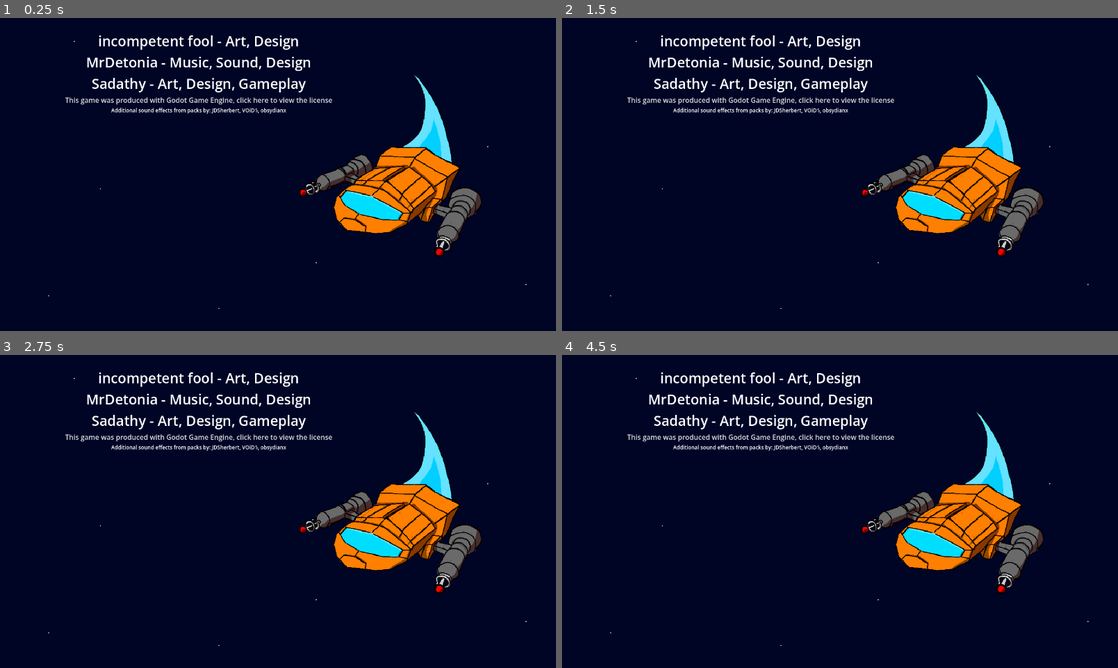
Above: before the commit, frames 1-4 (two rows, left to right).
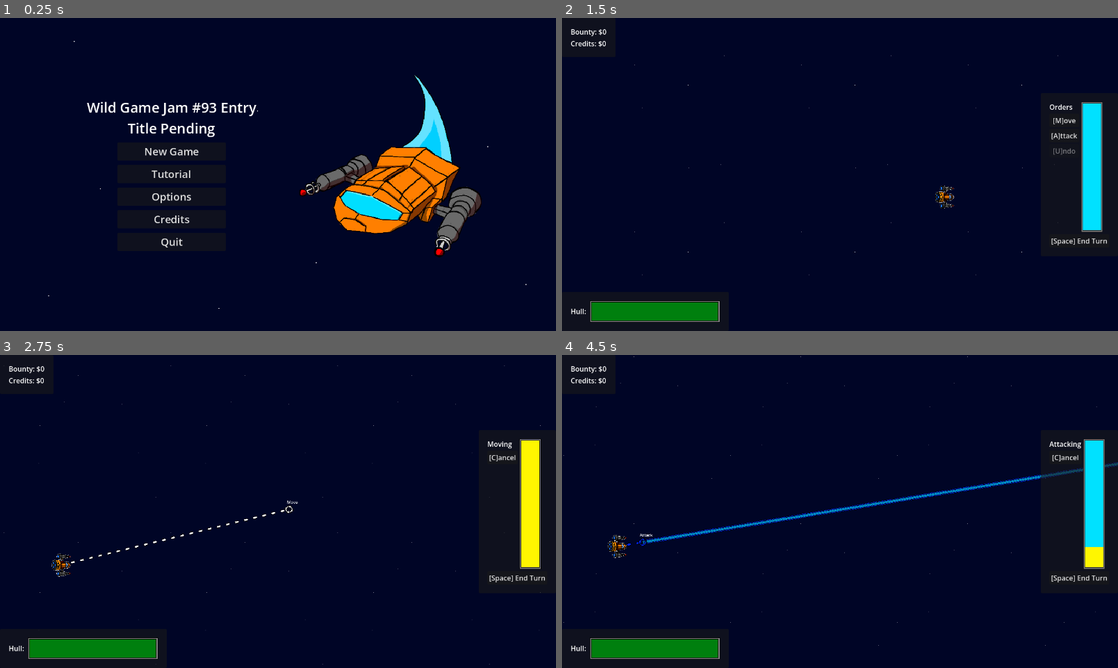
Above: after the commit, the same moments.

Repository: Sadathy/Wild-Jam-93
Game: Godot game, scene res://Scenes/main.tscn
Two runs of this game, one before a commit and one after it. Both use one fixed random seed, a clock stepped at 60 frames per second and the inputs below.
Inputs (mouse positions are in pixels of both pictures, inside the frame that each line leads up to):
- Up to frame 1 (0.25 s): no input
- Up to frame 2 (1.5 s): click "New Game" at 0.5 s; click (734, 152) at 1.25 s, where only the run before the commit has a clickable "New Game"
- Up to frame 3 (2.75 s): click (500, 458) at 2 s, where only the run after the commit has a clickable "[M]ove"
- Up to frame 4 (4.5 s): click (1062, 458) at 2.75 s, where only the run after the commit has a clickable "[C]ancel"; click (1062, 486) at 3.5 s, where only the run after the commit has a clickable "[U]ndo"; click (1062, 473) at 4.25 s, where only the run after the commit has a clickable "[A]ttack"

The runs differ from the first frame. In frame 1, 3.5% of the frame differs, in the area x 11-60%, y 5-74%; in frame 2, 13%; in frame 3, 13%; in frame 4, 14%, in the area x 0-100%, y 0-98%.

Commit message:
Add death SFX to enemies

Diff:
--- a/wild-jam-93-project/Scenes/Menus/Main_Menu.tscn
+++ b/wild-jam-93-project/Scenes/Menus/Main_Menu.tscn
@@ -99,6 +99,7 @@
 
 [node name="Credits" type="PanelContainer" parent="Control" unique_id=756686936]
 unique_name_in_owner = true
+visible = false
 layout_mode = 1
 anchors_preset = 9
 anchor_bottom = 1.0
--- a/wild-jam-93-project/Scripts/Interactables/cyber_sniper.gd
+++ b/wild-jam-93-project/Scripts/Interactables/cyber_sniper.gd
@@ -39,6 +39,7 @@
 	if incoming_damage >= HEALTH:
 		Global.bounty += bounty
 		Global.call_deferred("spice_blow", 5, position)
+		AudioManager.play(preload("res://Assets/Audio/VOiD1/Blast_6.wav"))
 		queue_free()
 		return true
 	HEALTH -= incoming_damage
--- a/wild-jam-93-project/Scripts/Interactables/enemy_freighter.gd
+++ b/wild-jam-93-project/Scripts/Interactables/enemy_freighter.gd
@@ -30,6 +30,7 @@
 		for i in 5:
 			var blow_pos = position + (Vector2(randf_range(-1, 1), randf_range(-1, 1)) * randf_range(10, 100))
 			Global.call_deferred("spice_blow", 3, blow_pos)
+		AudioManager.play(preload("res://Assets/Audio/VOiD1/Blast_6.wav"))
 		queue_free()
 		return true
 	HEALTH -= incoming_damage
--- a/wild-jam-93-project/Scripts/Interactables/enemy_ship.gd
+++ b/wild-jam-93-project/Scripts/Interactables/enemy_ship.gd
@@ -39,6 +39,7 @@
 	if incoming_damage >= HEALTH:
 		Global.bounty += bounty
 		Global.call_deferred("spice_blow", 3, position)
+		AudioManager.play(preload("res://Assets/Audio/VOiD1/Blast_6.wav"))
 		queue_free()
 		return true
 	HEALTH -= incoming_damage
--- a/wild-jam-93-project/Scripts/Interactables/spinner.gd
+++ b/wild-jam-93-project/Scripts/Interactables/spinner.gd
@@ -35,6 +35,7 @@
 	if incoming_damage >= HEALTH:
 		Global.bounty += bounty
 		Global.call_deferred("spice_blow", 3, position)
+		AudioManager.play(preload("res://Assets/Audio/VOiD1/Blast_14.wav"))
 		queue_free()
 		return true
 	HEALTH -= incoming_damage
